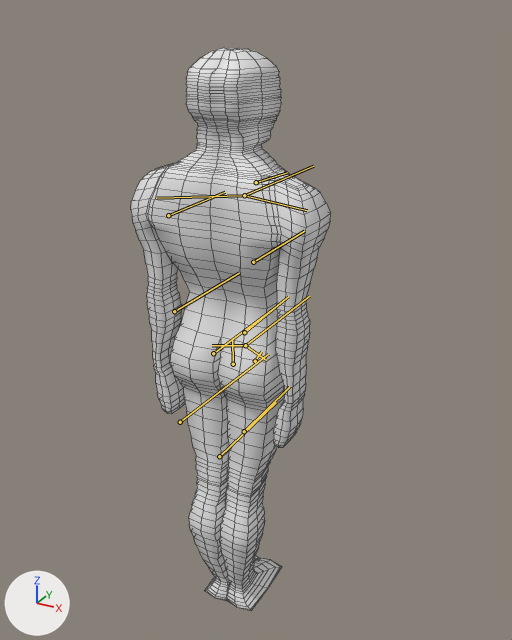
One commit to the FBX model core/assets/models/humanblend/humanblend.fbx: the scene before it, then after it.
Both versions are drawn from a camera (50 mm lens) standing at (0.00981, -0.01671, 0.00982) and looking at (-0.00011, 0.00132, 0.0008). Arrows for +X, +Y and +Z are at lower left; the lights stay in place. The bones that bend it are drawn over the model as lines. Mesh edges are drawn as thin lines.

Names of what the first picture shows: 'human.001'.
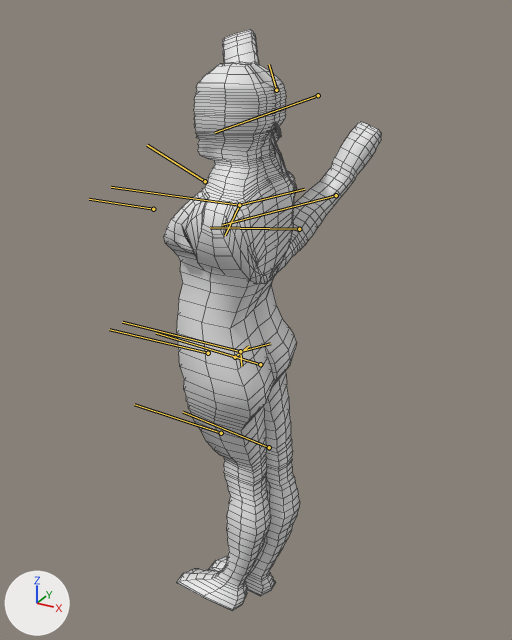
The newer file adds an action. The first version stands in its rest pose; the second is drawn at frame 10 of the action 'mine'.

Boxes (x1, y1, x2, y2) around the edits, measured in the pictures (512 x 640 px):
```json
{"object": "human.001", "change": "posed", "before": [131, 48, 331, 611], "after": [164, 29, 381, 611], "on screen": "8% wider"}
{"bone": "Armature", "before": "(233, 364) to (232, 338)", "after": "(235, 357) to (249, 346)"}
{"bone": "Bone", "before": "(245, 345) to (309, 296)", "after": "(240, 351) to (122, 322)"}
{"bone": "Bone_002", "before": "(256, 182) to (287, 172)", "after": "(153, 209) to (89, 199)"}
{"bone": "Bone_003", "before": "(253, 262) to (304, 231)", "after": "(205, 181) to (147, 145)"}
{"bone": "Bone_005", "before": "(168, 215) to (225, 192)", "after": "(299, 229) to (210, 227)"}
{"bone": "Bone_006", "before": "(174, 311) to (239, 273)", "after": "(336, 195) to (222, 225)"}
{"bone": "Bone_007", "before": "(245, 345) to (266, 360)", "after": "(240, 351) to (270, 343)"}
{"bone": "Bone_010", "before": "(213, 353) to (277, 306)", "after": "(260, 364) to (156, 333)"}
{"bone": "Bone_011", "before": "(219, 456) to (276, 402)", "after": "(269, 447) to (183, 412)"}
{"bone": "Bone_008", "before": "(245, 345) to (212, 345)", "after": "(240, 351) to (241, 366)"}
{"bone": "Bone_009", "before": "(244, 332) to (288, 296)", "after": "(208, 353) to (109, 329)"}
{"bone": "Bone_012", "before": "(244, 431) to (289, 387)", "after": "(221, 433) to (134, 404)"}
```

Edits to the scene script, one JSON object a line:
```json
{"block": "bone_armature", "where": "bone_armature = bpy.data.objects['human'].pose.bones['Armature']"}
{"op": "set", "path": "bone_armature.location", "old": "(0.0, 0.0, 0.0)", "new": "(0.018, 0.037, -0.019)"}
{"op": "set", "path": "bone_armature.rotation_quaternion", "old": "(1.0, 0.0, 0.0, 0.0)", "new": "(0.5, -0.5, 0.5, 0.5)", "note": "degrees (0, 0, 0) -> degrees (-90, 90, 0)"}
{"block": "bone_bone", "where": "bone_bone = bpy.data.objects['human'].pose.bones['Bone']  # child of 'Armature'"}
{"op": "set", "path": "bone_bone.location", "old": "(0.0, 0.0, 0.0)", "new": "(-0.039, 0.0, 0.049)"}
{"op": "set", "path": "bone_bone.rotation_quaternion", "old": "(1.0, 0.0, 0.0, 0.0)", "new": "(0.707, 0.0, -0.707, 0.0)", "note": "degrees (0, 0, 0) -> degrees (0, -90, 0)"}
{"block": "bone_bone_002", "where": "bone_bone_002 = bpy.data.objects['human'].pose.bones['Bone_002']  # child of 'Bone_001'"}
{"op": "set", "path": "bone_bone_002.rotation_quaternion", "old": "(1.0, 0.0, 0.0, 0.0)", "new": "(0.659, 0.06, -0.749, -0.033)", "note": "degrees (0, 0, 0) -> degrees (-45, -100, 47)"}
{"block": "bone_bone_003", "where": "bone_bone_003 = bpy.data.objects['human'].pose.bones['Bone_003']  # child of 'Bone_002'"}
{"op": "set", "path": "bone_bone_003.rotation_quaternion", "old": "(1.0, 0.0, 0.0, 0.0)", "new": "(0.907, -0.053, -0.354, -0.223)", "note": "degrees (0, 0, 0) -> degrees (5, -42, -29)"}
{"block": "bone_bone_005", "where": "bone_bone_005 = bpy.data.objects['human'].pose.bones['Bone_005']  # child of 'Bone_004'"}
{"op": "set", "path": "bone_bone_005.rotation_quaternion", "old": "(1.0, 0.0, 0.0, 0.0)", "new": "(0.665, -0.071, -0.743, -0.026)", "note": "degrees (0, 0, 0) -> degrees (26, -97, -34)"}
{"block": "bone_bone_006", "where": "bone_bone_006 = bpy.data.objects['human'].pose.bones['Bone_006']  # child of 'Bone_005'"}
{"op": "set", "path": "bone_bone_006.rotation_quaternion", "old": "(1.0, 0.0, 0.0, 0.0)", "new": "(0.904, 0.011, -0.383, 0.188)", "note": "degrees (0, 0, 0) -> degrees (-10, -44, 27)"}
{"block": "bone_bone_007", "where": "bone_bone_007 = bpy.data.objects['human'].pose.bones['Bone_007']  # child of 'Armature'"}
{"op": "set", "path": "bone_bone_007.location", "old": "(0.0, 0.0, 0.0)", "new": "(0.022, -0.042, -0.04)"}
{"op": "set", "path": "bone_bone_007.rotation_quaternion", "old": "(1.0, 0.0, 0.0, 0.0)", "new": "(0.707, 0.623, 0.335, -0.006)", "note": "degrees (0, 0, 0) -> degrees (90, 29, 28)"}
{"block": "bone_bone_010", "where": "bone_bone_010 = bpy.data.objects['human'].pose.bones['Bone_010']  # child of 'Bone_007'"}
{"op": "set", "path": "bone_bone_010.rotation_quaternion", "old": "(1.0, 0.0, 0.0, 0.0)", "new": "(0.99, -0.033, -0.138, 0.009)", "note": "degrees (0, 0, 0) -> degrees (-4, -16, 2)"}
{"block": "bone_bone_011", "where": "bone_bone_011 = bpy.data.objects['human'].pose.bones['Bone_011']  # child of 'Bone_010'"}
{"op": "set", "path": "bone_bone_011.rotation_quaternion", "old": "(1.0, 0.0, 0.0, 0.0)", "new": "(0.973, 0.08, 0.217, -0.011)", "note": "degrees (0, 0, 0) -> degrees (10, 25, 1)"}
{"block": "bone_bone_008", "where": "bone_bone_008 = bpy.data.objects['human'].pose.bones['Bone_008']  # child of 'Armature'"}
{"op": "set", "path": "bone_bone_008.location", "old": "(0.0, 0.0, 0.0)", "new": "(0.027, 0.041, -0.038)"}
{"op": "set", "path": "bone_bone_008.rotation_quaternion", "old": "(1.0, 0.0, 0.0, 0.0)", "new": "(0.707, -0.603, 0.369, -0.025)", "note": "degrees (0, 0, 0) -> degrees (-90, 29, -33)"}
{"block": "bone_bone_009", "where": "bone_bone_009 = bpy.data.objects['human'].pose.bones['Bone_009']  # child of 'Bone_008'"}
{"op": "set", "path": "bone_bone_009.rotation_quaternion", "old": "(1.0, 0.0, 0.0, 0.0)", "new": "(0.99, -0.002, -0.136, 0.028)", "note": "degrees (0, 0, 0) -> degrees (-1, -16, 3)"}
{"block": "bone_bone_012", "where": "bone_bone_012 = bpy.data.objects['human'].pose.bones['Bone_012']  # child of 'Bone_009'"}
{"op": "set", "path": "bone_bone_012.rotation_quaternion", "old": "(1.0, 0.0, 0.0, 0.0)", "new": "(0.974, 0.009, 0.228, -0.006)", "note": "degrees (0, 0, 0) -> degrees (1, 26, 0)"}
```
